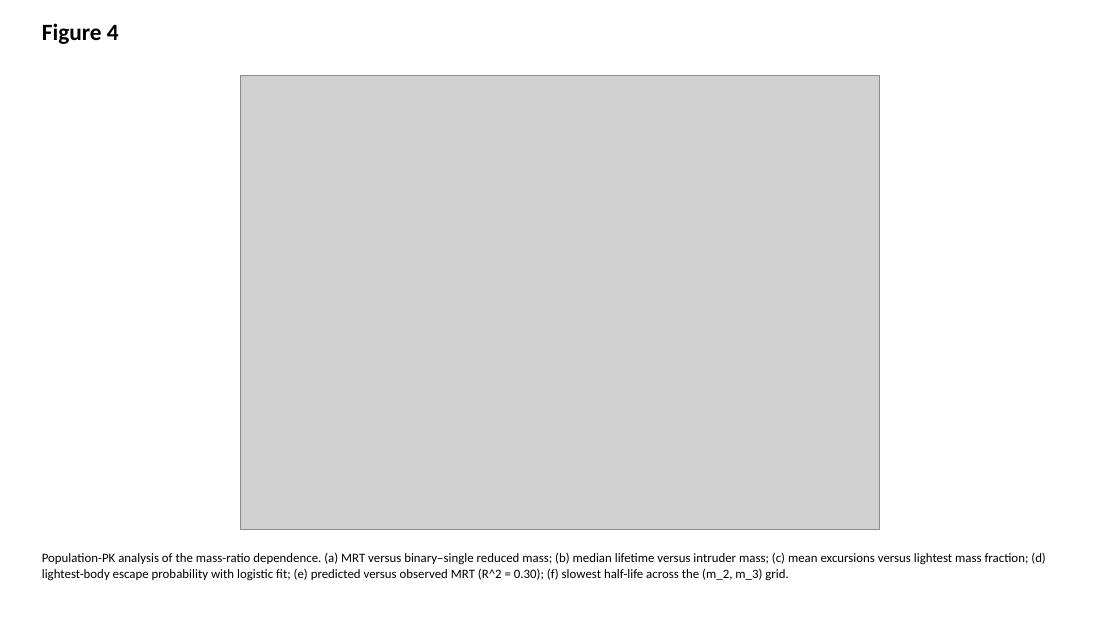
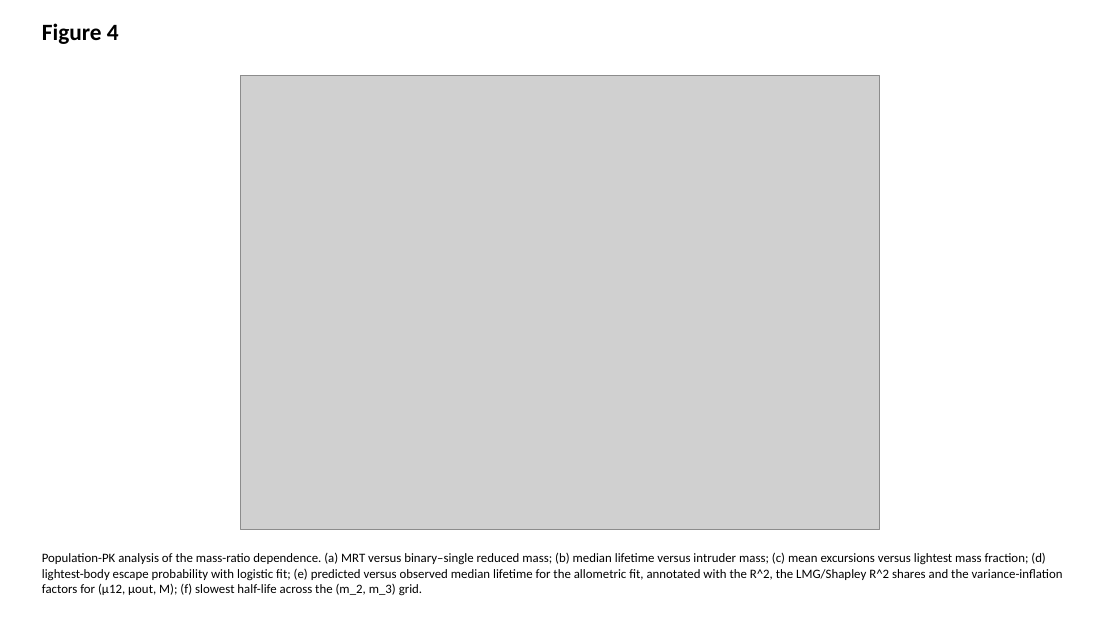
Before and after one commit to bougtoir/heat-accidents-mortality, a slide deck: slide 4 of threebody_pk_compartment/manuscript/figures_mnras_editable.pptx. Drawn at 1120x630 pixels with LibreOffice and Linux fonts; fonts in the diff are those of the drawing; grey boxes stand for pictures. Boxes give left, top, right and bottom in pixels: in the first picture for what was removed or moved away, otherwise in the second. Text is boxed around its words. In the diff, an @@ line names an element or a change of style, - is before the commit and + after.

```diff
--- a/threebody_pk_compartment/manuscript/figures_mnras_editable.pptx
+++ b/threebody_pk_compartment/manuscript/figures_mnras_editable.pptx
@@ text at box(42, 552, 1063, 596): text changed @@
-Population-PK analysis of the mass-ratio dependence. (a) MRT versus binary–single reduced mass; (b) median lifetime versus intruder mass; (c) mean excursions versus lightest mass fraction; (d) lightest-body escape probability with logistic fit; (e) predicted versus observed MRT (R^2 = 0.30); (f) slowest half-life across the (m_2, m_3) grid.
+Population-PK analysis of the mass-ratio dependence. (a) MRT versus binary–single reduced mass; (b) median lifetime versus intruder mass; (c) mean excursions versus lightest mass fraction; (d) lightest-body escape probability with logistic fit; (e) predicted versus observed median lifetime for the allometric fit, annotated with the R^2, the LMG/Shapley R^2 shares and the variance-inflation factors for (μ12, μout, M); (f) slowest half-life across the (m_2, m_3) grid.
```
Also in this commit, not shown: 12 other files.
